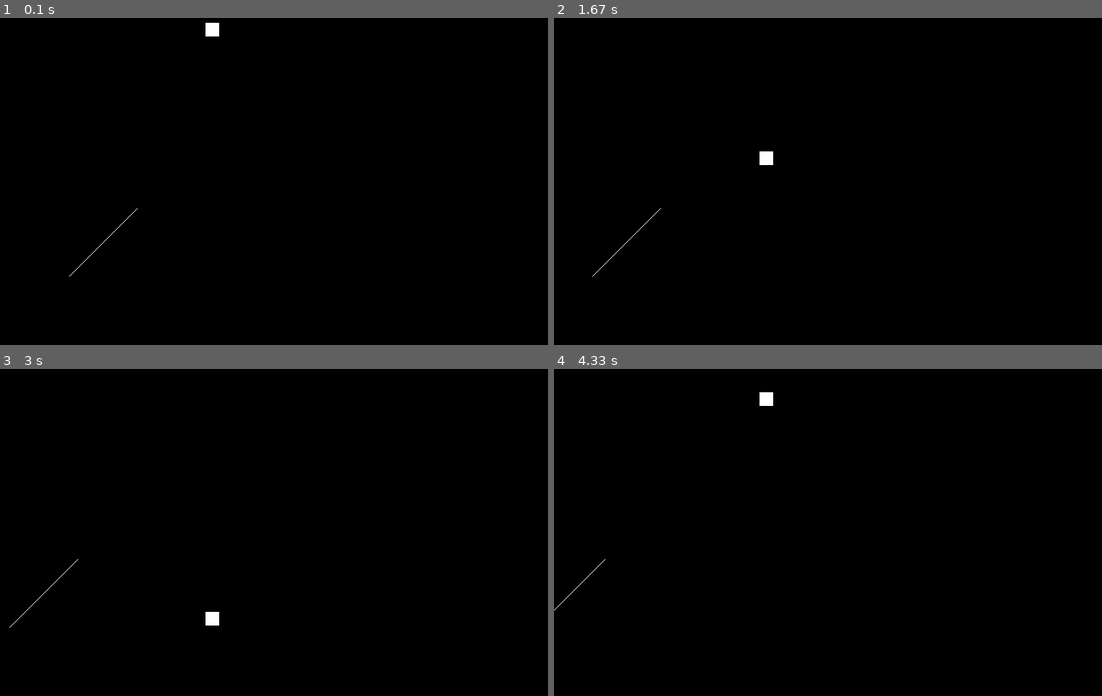
Above: before the commit, frames 1-4 (two rows, left to right).
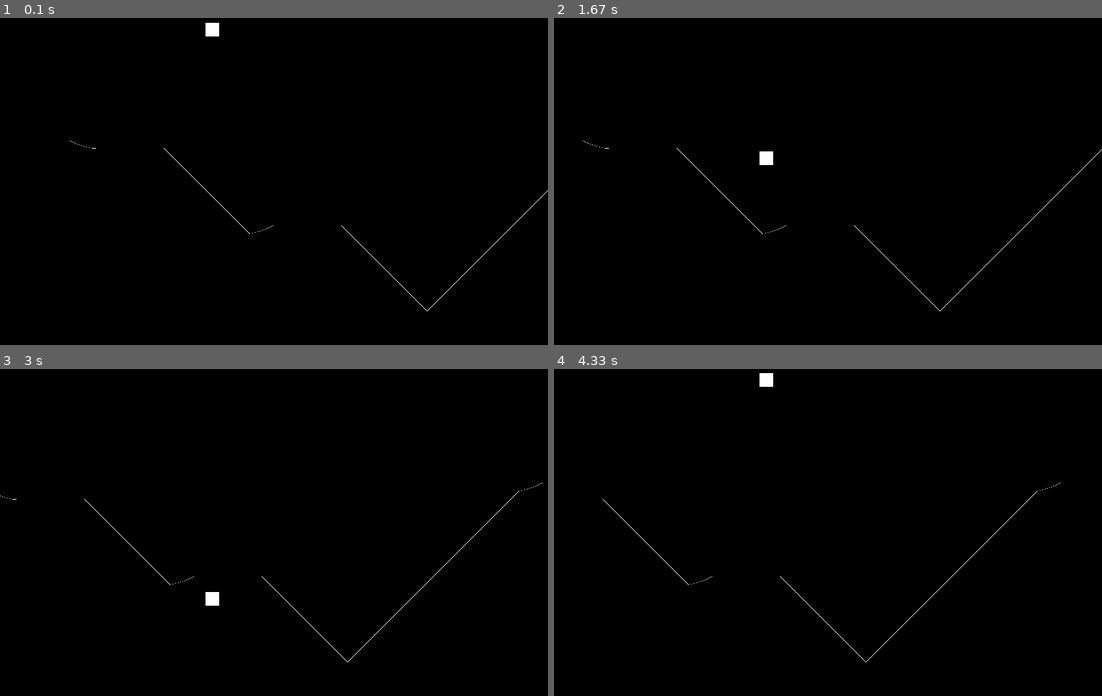
Above: after the commit, the same moments.

Repository: devsalmon/Pygame-Project
Game: pygame game, started from Rider.py
Same seed, same stepped clock (60 frames per second), same inputs: the game is played once before the commit and once after it.
Inputs:
- Up to frame 1 (0.1 s): no input
- Up to frame 2 (1.67 s): tap Space at 0.33, 0.73, 1.03, 1.23, 1.57 s
- Up to frame 3 (3 s): tap Space at 1.87, 2.07, 2.37, 2.63, 2.97 s
- Up to frame 4 (4.33 s): tap Space at 3.27, 3.4, 3.8, 4.1 s

The runs differ from the first frame. In frame 1, 0.1% of the frame differs, in the area x 12-100%, y 37-90%; in frame 2, 0.2%; in frame 3, 0.4%, in the area x 0-99%, y 34-90%; in frame 4, 0.4%.

Commit message:
Random path w functions. Shuffle music

Diff:
--- a/Rider.py
+++ b/Rider.py
@@ -5,21 +5,98 @@
 from Classes import *
 from Settings import *
 
+def rampbottom_curve():
+    self.my_Path = Path(self.my_Path.rect.x + self.my_Path.rect.width, self.my_Path.rect.y - 1)
+    #pygame.draw.arc(screen, WHITE ,[88,145,61,25], 30,30,10)
+    #cause im barely gonna be able to see u if anything and cause of maria.
+
+
 class Game(pygame.sprite.Sprite):
 
     def __init__(self):
         pygame.sprite.Sprite.__init__(self)
         pygame.init()
         self.turnDown = False
+        self.turnUp = False
+        self.bottomRamp1 = False
         self.collision = False
         self.clock = pygame.time.Clock()
         self.running = True
-        pygame.mixer.music.load("TheFatRat - Unity.mp3")
+
+    def play_Smusic(self):
+        song_queue = ["TheFatRat - Unity.mp3", "The Cranberries - Zombie (Lost Sky Remix).mp3",
+                           "Monody.mp3", "LAY LAY.mp3", "Xenogenesis.mp3"]
+        pygame.mixer.music.load(song_queue[random.randrange(0, len(song_queue))])
+        pygame.mixer.music.play()
+
+    def manualCurve1(self):
+        for count in range(5):
+            self.my_Path = Path(self.my_Path.rect.x + 2, self.my_Path.rect.y + 1)
+            self.path_group.add(self.my_Path)
+            self.all_sprites_group.add(self.my_Path)
+        for count in range(4):
+            self.my_Path = Path(self.my_Path.rect.x + 3, self.my_Path.rect.y + 1)
+            self.path_group.add(self.my_Path)
+            self.all_sprites_group.add(self.my_Path)
+        for count in range(3):
+            self.my_Path = Path(self.my_Path.rect.x + 4, self.my_Path.rect.y + 1)
+            self.path_group.add(self.my_Path)
+            self.all_sprites_group.add(self.my_Path)
+        for count in range(5):
+            self.my_Path = Path(self.my_Path.rect.x + 1, self.my_Path.rect.y)
+            self.path_group.add(self.my_Path)
+            self.all_sprites_group.add(self.my_Path)
+
+    def manualCurve2(self):
+        for count in range(3):
+            self.my_Path = Path(self.my_Path.rect.x + 4, self.my_Path.rect.y - 1)
+            self.path_group.add(self.my_Path)
+            self.all_sprites_group.add(self.my_Path)
+        for count in range(4):
+            self.my_Path = Path(self.my_Path.rect.x + 3, self.my_Path.rect.y - 1)
+            self.path_group.add(self.my_Path)
+            self.all_sprites_group.add(self.my_Path)
+        for count in range(5):
+            self.my_Path = Path(self.my_Path.rect.x + 2, self.my_Path.rect.y - 1)
+            self.path_group.add(self.my_Path)
+            self.all_sprites_group.add(self.my_Path)
+        #if my_Path.rect.y == 400:
+         #   my_Path = Path(my_Path.rect.x + my_Path.rect.width, my_Path.rect.y - 1)
+
+    def pathGap1(self):
+        self.my_Path = Path(self.my_Path.rect.x + 100, self.my_Path.rect.y)
+        self.path_group.add(self.my_Path)
+        self.all_sprites_group.add(self.my_Path)
+
+    def downRamp(self):
+        #after certain x value. harder path functions start.
+        #Try getting the curves in the down or up functions
+        #Game.pathGap1(self)
+        #Game.manualCurve1(self)
+        #Game.manualCurve2(self)
+        for count in range(125):
+            self.my_Path = Path(self.my_Path.rect.x + self.my_Path.rect.width, self.my_Path.rect.y + 1)
+            self.path_group.add(self.my_Path)
+            self.all_sprites_group.add(self.my_Path)
+
+    def upRamp(self):
+        for count in range(125):
+            self.my_Path = Path(self.my_Path.rect.x + self.my_Path.rect.width, self.my_Path.rect.y - 1)
+            self.path_group.add(self.my_Path)
+            self.all_sprites_group.add(self.my_Path)
+
+    def createPath_d(self):
+        paths = [Game.pathGap1, Game.manualCurve1, Game.manualCurve2, Game.downRamp]
+        #(random.choice)
+        random.choice(paths)(self)
+
+#Nextcount
 
 
     def new_game(self):
 
-        pygame.mixer.music.play()
+        #pygame.draw.arc(screen, WHITE,[80,80,80,80], 0.5, 0.5, 10)
+        Game.play_Smusic(self)
 
         # Create a sprite group of all sprites
         self.all_sprites_group = pygame.sprite.Group()
@@ -30,32 +107,49 @@
         self.my_Player = Player()
         self.all_sprites_group.add(self.my_Player)
 
-        self.my_Path = Path(100, 400)
+        self.my_Path = Path(100, 200)
         self.path_group.add(self.my_Path)
         self.all_sprites_group.add(self.my_Player)
 
         # SPAWN RAMP
 
-        for count in range(100):
-
-            if self.my_Path.rect.y <= 100:
+        for count in range(80):
+
+            if self.my_Path.rect.y <= 200:
                 self.turnDown = True
-            elif self.my_Path.rect.y >= 500:
+                self.turnUp = False
+                #self.bottomRamp1 = False
+            #elif self.my_Path.rect.y >= 390 and self.my_Path.rect.y <= 392:
+             #   self.bottomRamp1 = True
+              #  self.turnDown = False
+               # self.turnUp = False
+            elif self.my_Path.rect.y >= 400:
+                #self.my_Path = Path(self.my_Path.rect.x + self.my_Path.rect.width + 100, self.my_Path.rect.y)
+                #self.bottomRamp1 = False
+                #self.my_Path = Path(self.my_Path.rect.x + self.my_Path.rect.width + 100, self.my_Path.rect.y)
+                #self.my_Path = Path(self.my_Path.rect.x + self.my_Path.rect.width, self.my_Path.rect.y + 1)
+                #pygame.draw.arc(screen, WHITE ,[88,145,61,25], 0.5,0.5, 10)
                 self.turnDown = False
-            if self.turnDown == False:
+                self.turnUp = True
+                #self.bottomRamp = False
+
+
+        #Different type of bottoms and tops of ramps. rounded / gap.
+            #if self.bottomRamp == True:
+               # for count in range(20):
+                #    self.my_Path = Path(self.my_Path.rect.x + self.my_Path.rect.width, self.my_Path.rect.y + 1)
+
+            if self.turnUp == True:
                 #Makes ramp go up
-                self.my_Path = Path(self.my_Path.rect.x + self.my_Path.rect.width, self.my_Path.rect.y - 1)
-                self.path_group.add(self.my_Path)
-                self.all_sprites_group.add(self.my_Path)
+                #for i in range(100):
+                Game.upRamp(self)
             elif self.turnDown == True:
                 #Makes ramp go down
-                self.my_Path = Path(self.my_Path.rect.x + self.my_Path.rect.width, self.my_Path.rect.y + 1)
-                self.path_group.add(self.my_Path)
-                self.all_sprites_group.add(self.my_Path)
-            #if my_Path.rect.y == 400:
-             #   my_Path = Path(my_Path.rect.x + my_Path.rect.width, my_Path.rect.y - 1)
-
-        #Nextcount
+                #for i in range(100):
+                #Game.downRamp(self)
+                Game.createPath_d(self)
+            #elif self.bottomRamp1 == True:
+                #Game.manualCurve(self)
 
         self.run()
 
@@ -101,7 +195,7 @@
             elif event.type == pygame.KEYDOWN: # - A key is down
                 if event.key == pygame.K_SPACE: # - If the space key pressed
                     for foo in self.path_group:
-                        foo.scroll(3)
+                        foo.scroll(4)
             elif event.type == pygame.KEYUP: # - A key released
                 if event.key == pygame.K_SPACE:
                     for foo in self.path_group:
@@ -115,14 +209,16 @@
     def draw(self):
 
         # -- Screen background is BLACK
-            screen.fill(BLACK)
+        screen.fill(BLACK)
 
         # -- Draw here
-            self.all_sprites_group.draw(screen)
-            #pygame.draw.line(screen, WHITE, (0,0), (200,200), 5)
+        self.all_sprites_group.draw(screen)
+        #pygame.draw.line(screen, WHITE, (0,0), (200,200), 5)
+
+        #pygame.draw.arc(screen, WHITE,[400,300,100,100], 3.2, 0, 2)
 
         # -- flip display to reveal new position of objects
-            pygame.display.flip()
+        pygame.display.flip()
 
 #End Class
 
Not shown, added: LAY LAY.mp3
Not shown, added: Monody.mp3
Not shown, added: The Cranberries - Zombie (Lost Sky Remix).mp3
Not shown, added: Xenogenesis.mp3
